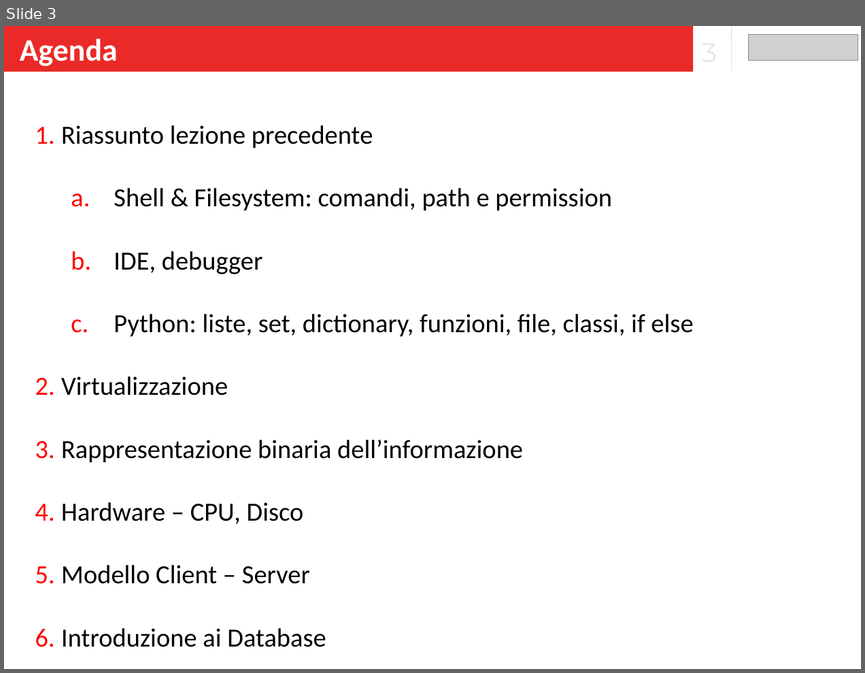
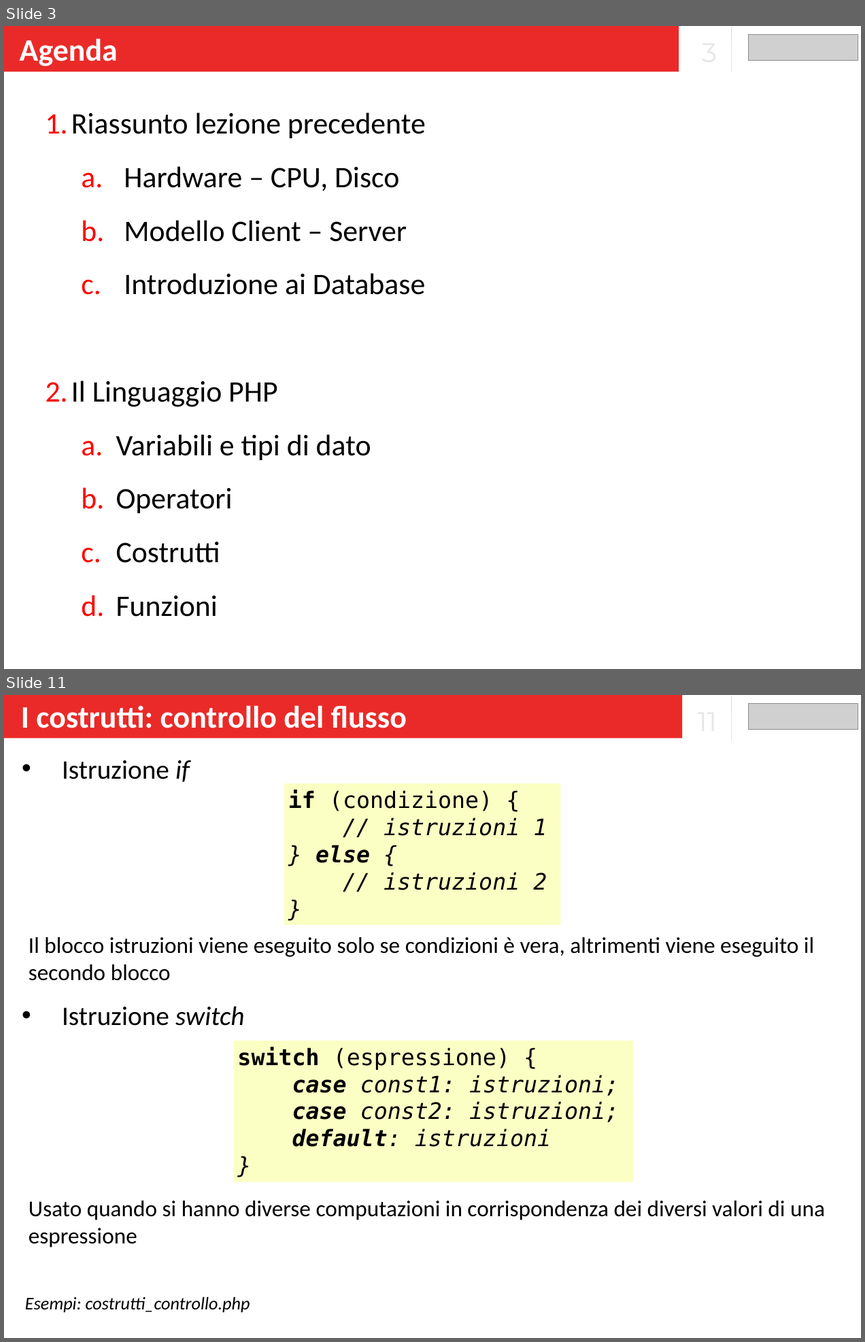
Before and after one commit to banzaiberry/leonardo, a slide deck: Lezioni_5_6_7/Lezione_5/Slide.pptx. Shown one above the other, each under a label of ours: slide 3 before the commit, slides 3 and 11 after it; the slides between them are not shown. The pictures are 865x673 and 865x1342 pixels, drawn with LibreOffice and Linux fonts; fonts in the diff are those of the drawing; grey boxes stand for pictures. Boxes give left, top, right and bottom in pixels: in the first picture for what was removed or moved away, otherwise in the second. Text is boxed around its words. In the diff, an @@ line names an element or a change of style, - is before the commit and + after.

```diff
--- a/Lezioni_5_6_7/Lezione_5/Slide.pptx
+++ b/Lezioni_5_6_7/Lezione_5/Slide.pptx
@@ slide 11 added at [4, 695, 861, 1338], background #FFFFFF @@
@@ rectangle added at [4, 695, 682, 738], fill #EA2A28, 52.5 pt, text #FFFFFF, bold @@
+I costrutti: controllo del flusso
@@ line added from (732, 696) to (732, 741), #DBDBDB 1 pt @@
@@ picture added at [748, 704, 858, 729] @@
@@ text added at [62, 760, 190, 782], 45 pt, text #000000 @@
+• Istruzione if
@@ rectangle added at [284, 783, 561, 925], fill #FBFFC3, 38 pt, text #000000, italic @@
+if (condizione) {
+// istruzioni 1
+} else {
+// istruzioni 2
+}
@@ text added at [28, 937, 814, 981], 38 pt, text #000000 @@
+Il blocco istruzioni viene eseguito solo se condizioni è vera, altrimenti viene eseguito il secondo blocco
@@ text added at [62, 1006, 245, 1025], 45 pt, text #000000 @@
+• Istruzione switch
@@ rectangle added at [233, 1040, 633, 1182], fill #FBFFC3, 38 pt, text #000000, italic @@
+switch (espressione) {
+case const1: istruzioni;
+case const2: istruzioni;
+default: istruzioni
+}
@@ text added at [28, 1200, 825, 1247], 38 pt, text #000000 @@
+Usato quando si hanno diverse computazioni in corrispondenza dei diversi valori di una espressione
@@ text added at [25, 1296, 250, 1312], 30 pt, text #000000, italic @@
+Esempi: costrutti_controllo.php
@@ slide 3 changed as well @@
@@ rectangle "Agenda": place and size @@
-rectangle "Agenda" at [4, 26, 694, 72]
+rectangle "Agenda" at [4, 26, 679, 72]
@@ text "Riassunto lezione precedente": place and size @@
-text "Riassunto lezione precedente" at [61, 125, 693, 647]
+text "Riassunto lezione precedente" at [71, 112, 426, 616]
@@ text at [71, 112, 426, 295]: size 44 to 50 pt in "Riassunto lezione precedente", "Hardware – CPU, Disco", "Modello Client – Server", "Introduzione ai Database"; line spacing 2 to 1.5; bullet 1. to a.; list level 2 to 3 in "Hardware – CPU, Disco"; list level 2 to 3 in "Modello Client – Server"; list level 2 to 3 in "Introduzione ai Database" @@
@@ text at [61, 188, 693, 463]: paragraphs removed @@
-    a. Shell & Filesystem: comandi, path e permission
-    b. IDE, debugger
-    c. Python: liste, set, dictionary, funzioni, file, classi, if else
-  2. Virtualizzazione
-  3. Rappresentazione binaria dell’informazione
@@ text at [71, 380, 371, 616]: paragraphs added @@
+  2. Il Linguaggio PHP
+    a. Variabili e tipi di dato
+    b. Operatori
+    c. Costrutti
+    d. Funzioni
```
Also in this commit, not shown: 3 other slides changed, 12 other slides added, 1 slide removed, 1 other file.
